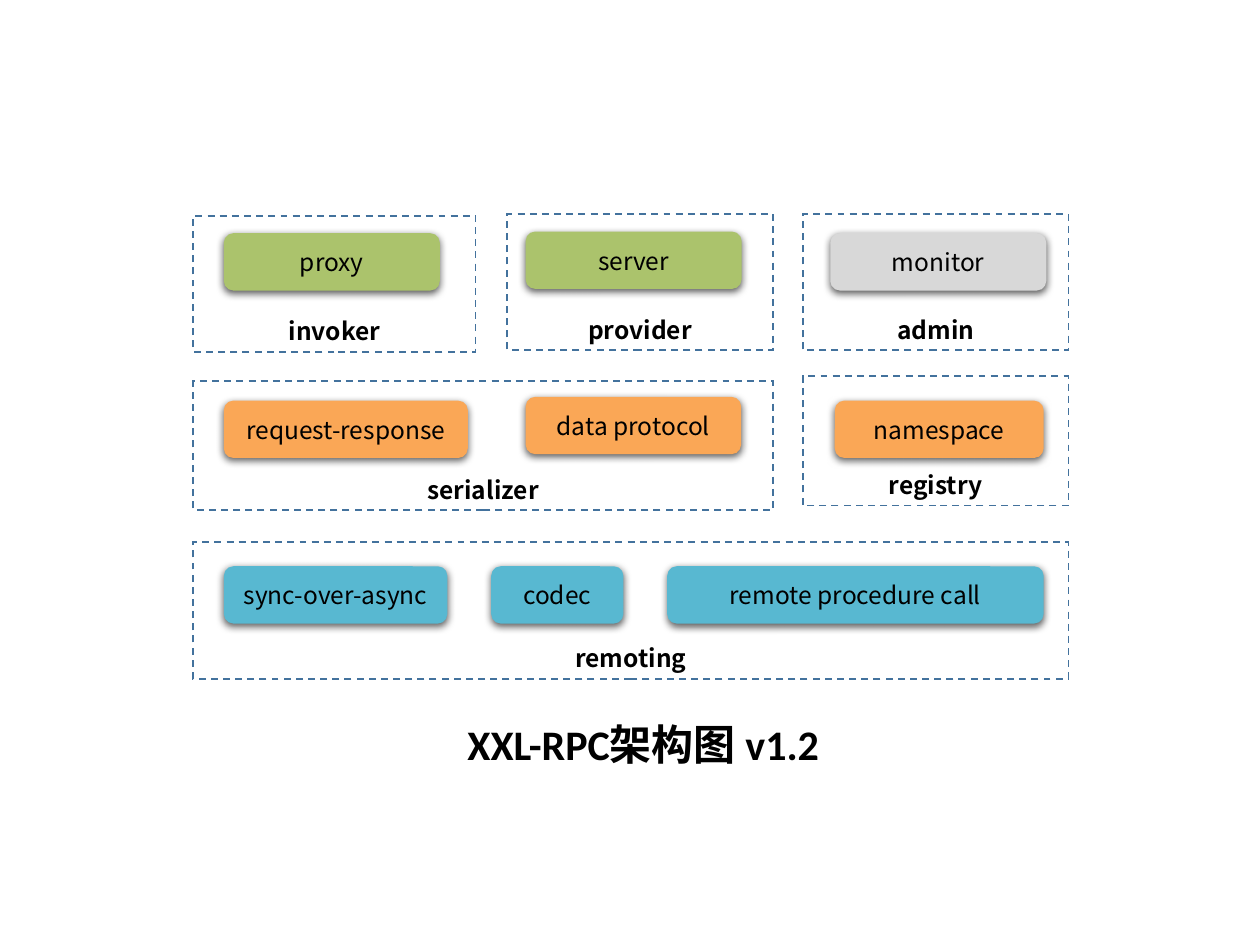
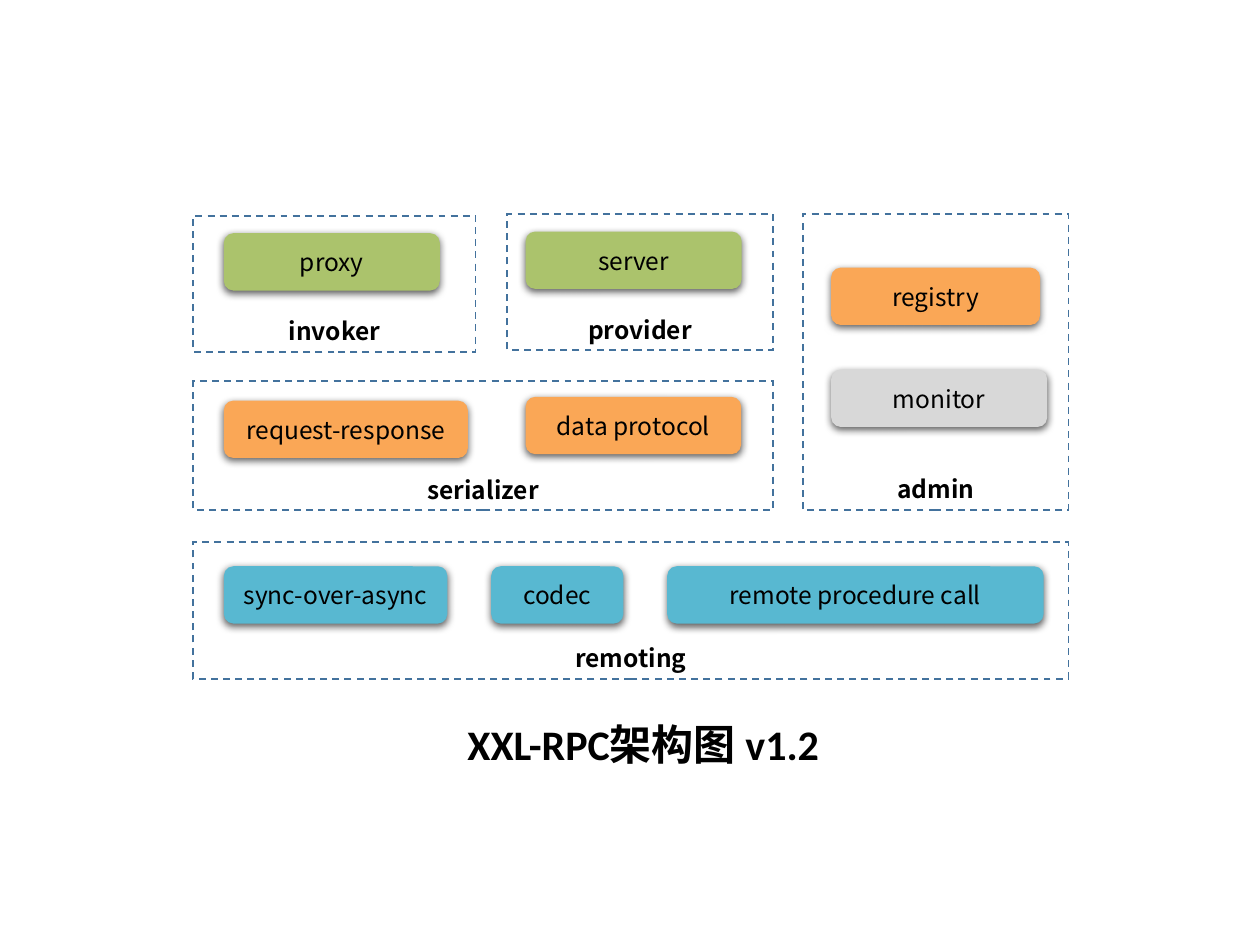
Before and after one commit to xuxueli/xxl-rpc, a slide deck: slide 2 of doc/XXL-RPC架构图.pptx. Drawn at 1260x945 pixels with LibreOffice and Linux fonts; fonts in the diff are those of the drawing. Boxes give left, top, right and bottom in pixels: in the first picture for what was removed or moved away, otherwise in the second. Text is boxed around its words. In the diff, an @@ line names an element or a change of style, - is before the commit and + after.

```diff
--- a/doc/XXL-RPC架构图.pptx
+++ b/doc/XXL-RPC架构图.pptx
@@ rectangle "admin": place and size @@
-rectangle "admin" at (803, 214, 1068, 350)
+rectangle "admin" at (803, 214, 1068, 510)
@@ rounded rectangle "registry": place and size @@
-rounded rectangle "registry" at (803, 377, 1068, 505)
+rounded rectangle "registry" at (832, 267, 1041, 325)
@@ rounded rectangle "registry" at (832, 267, 1041, 325): bold off; vertical alignment bottom to middle; rectangle to rounded rectangle; fill none to #FAA756; outline #43739E 1 pt dashed to none; shadow on @@
@@ rounded rectangle "monitor": place and size @@
-rounded rectangle "monitor" at (830, 233, 1046, 291)
+rounded rectangle "monitor" at (832, 369, 1047, 427)
@@ rounded rectangle removed at (835, 401, 1045, 459) @@
-namespace
```
Also in this commit, not shown: 2 other files.
